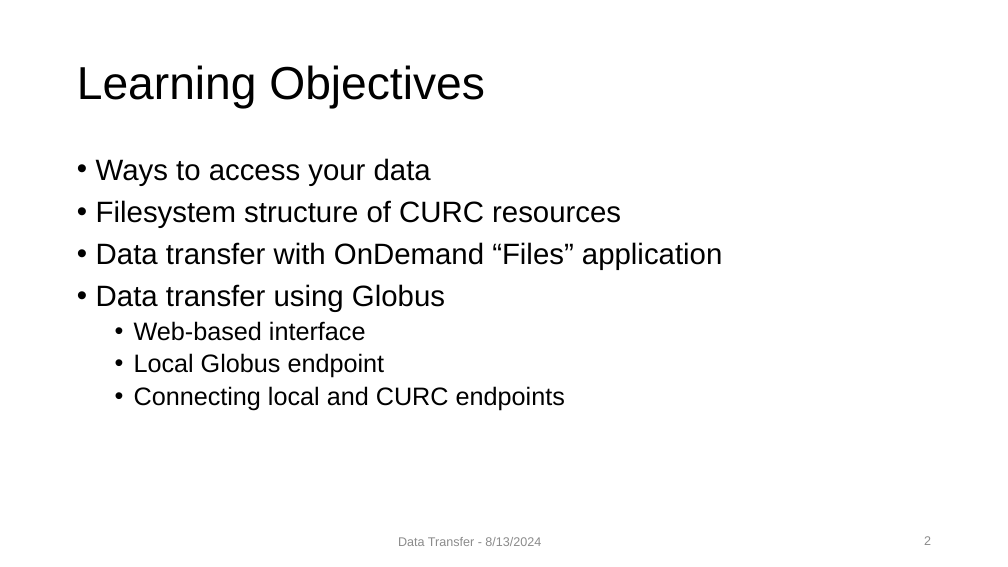
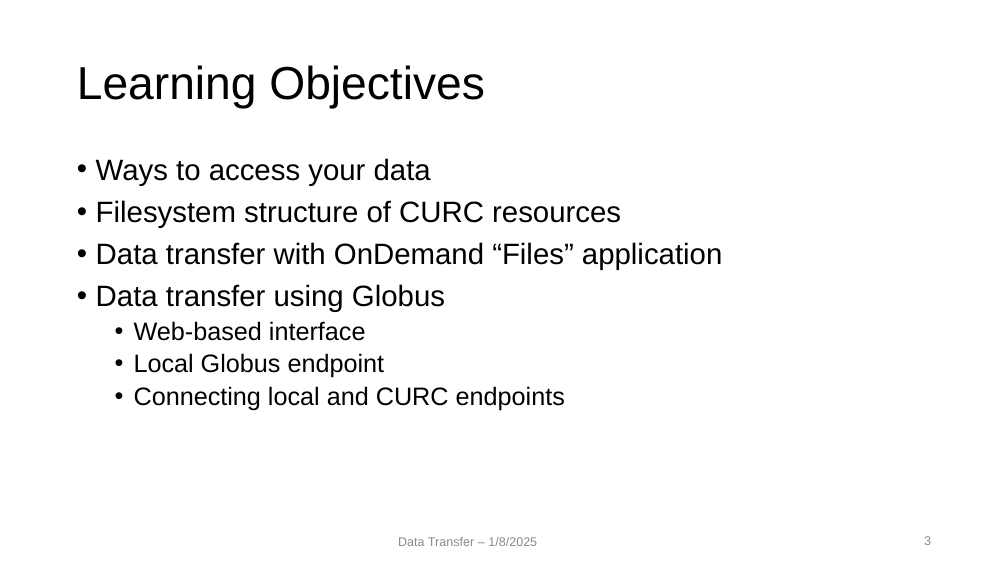
Before and after one commit to mohalkh5/hpc_fundamentals_micro_credential, a slide deck: slide 3 of transferring_data/File_transfer.pptx (slide 2 before the commit). Drawn at 1008x567 pixels with LibreOffice and Linux fonts; fonts in the diff are those of the drawing; background and template pictures are left out. Boxes give left, top, right and bottom in pixels: in the first picture for what was removed or moved away, otherwise in the second. Text is boxed around its words. In the diff, an @@ line names an element or a change of style, - is before the commit and + after.

Commit message:
Updating File_Transfer.pdf and File_Transfer.pptx
Updates made:
 - updated the date
 - added UST slide
 - fixed 2 links for RTD

```diff
--- a/transferring_data/File_transfer.pptx
+++ b/transferring_data/File_transfer.pptx
@@ text at <box>398,537,537,546</box>: text changed @@
-Data Transfer - 8/13/2024
+Data Transfer – 1/8/2025
```
Also in this commit, not shown: 19 other slides changed, 1 slide added, 1 other file.
